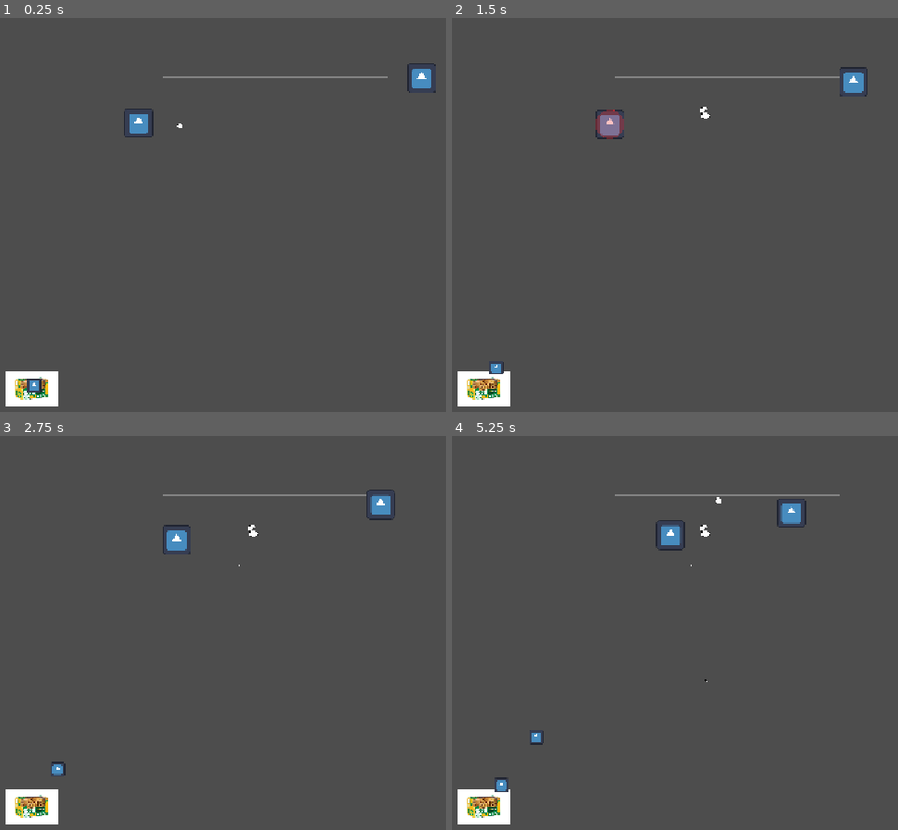
Above: before the commit, frames 1-4 (two rows, left to right).
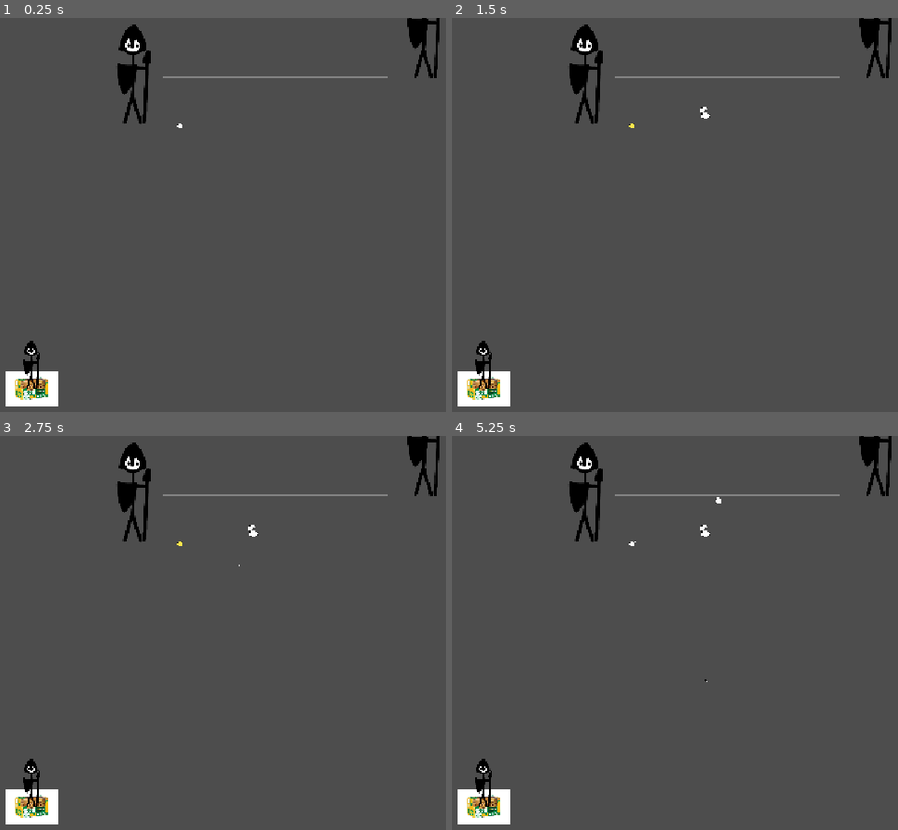
Above: after the commit, the same moments.

Repository: Schlutzkrapfen/Camara-Game
Game: Godot game, scene res://Levels/Creature/creatureTestingScene.tscn
Two runs of this game, one before a commit and one after it. Both use one fixed random seed, a clock stepped at 60 frames per second and the inputs below. This scene is started directly instead of the project's main scene. The engine's default icon, where the game draws it, is replaced by a stand-in: a white triangle on a blue panel in a dark square.
Inputs (mouse positions are in pixels of both pictures, inside the frame that each line leads up to):
- Up to frame 1 (0.25 s): no input
- Up to frame 2 (1.5 s): tap Enter at 0.5 s; move the mouse to (outside the picture) at 0.52 s; hold D 0.53-1.28 s; tap 7 (Leg) at 0.6 s; click (outside the picture) at 0.67 s; tap Space at 0.77 s; tap 6 (Spike) at 0.8, 1.35 s; move the mouse to (643, 246) at 1.27 s; hold S from 1.28 s (still down)
- Up to frame 3 (2.75 s): tap Space at 1.52 s; tap 5 (Torso) at 1.55, 2.1 s; move the mouse to (414, 554) at 2.02 s; release S at 2.03 s; hold D from 2.03 s (still down); tap 7 (Leg) at 2.3 s
- Up to frame 4 (5.25 s): move the mouse to (755, 727) at 2.77 s; release D at 2.78 s; hold 9 (Upgrader) 2.78-3.53 s; tap 0 (Aliver) at 2.85 s; click (755, 727) at 2.92 s; tap Space at 3.02, 3.77, 4.52 s; tap 6 (Spike) at 3.05 s; move the mouse to (outside the picture) at 3.52 s; hold A 3.53-5.03 s; tap 2 (Belt) at 3.6 s; tap 5 (Torso) at 3.8 s; move the mouse to (567, 581) at 4.27 s; tap 8 (Combiner) at 4.35 s; tap 7 (Leg) at 4.55 s; move the mouse to (826, 644) at 5.02 s; hold S from 5.03 s (still down); tap ' (Goo_maker) at 5.1 s; click (826, 644) at 5.17 s

The runs differ from the first frame. In frame 1, 2.2% of the frame differs, in the area x 5-99%, y 0-96%; in frame 2, 2.5%; in frame 3, 2.4%; in frame 4, 2.5%, in the area x 5-99%, y 0-95%.

Commit message:
fix: Enemy Attacking targets fixed

Diff:
--- a/Levels/Creature/head.tscn
+++ b/Levels/Creature/head.tscn
@@ -7,7 +7,7 @@
 [ext_resource type="Texture2D" uid="uid://ym1142h52ph7" path="res://assets/Sprites/ModularCharacter/Mouth/Mouth_Worried.png" id="4_lvnpa"]
 [ext_resource type="Script" uid="uid://dq1c3eqgdtbie" path="res://script/ConnectionPoint.gd" id="5_xq6yg"]
 
-[node name="Head" type="Node2D" unique_id=351333405 groups=["units"]]
+[node name="Head" type="Node2D" unique_id=351333405]
 scale = Vector2(0.2, 0.2)
 script = ExtResource("1_lvnpa")
 stitch_priority = 300
--- a/Levels/Creature/leg.tscn
+++ b/Levels/Creature/leg.tscn
@@ -6,7 +6,7 @@
 [ext_resource type="Script" uid="uid://o2vmc3hwnjnl" path="res://script/ProceduralAnimation.gd" id="3_7a4f0"]
 [ext_resource type="Script" uid="uid://dq1c3eqgdtbie" path="res://script/ConnectionPoint.gd" id="3_8jlq2"]
 
-[node name="Leg" type="Node2D" unique_id=351333405 groups=["units"]]
+[node name="Leg" type="Node2D" unique_id=351333405]
 scale = Vector2(0.2, 0.2)
 script = ExtResource("1_7a4f0")
 type = 2
--- a/Levels/Creature/leg_2.tscn
+++ b/Levels/Creature/leg_2.tscn
@@ -6,7 +6,7 @@
 [ext_resource type="Texture2D" uid="uid://bfpqkulrwtyef" path="res://assets/Sprites/ModularCharacter/Legs/Leg_Medium.png" id="3_0mvr4"]
 [ext_resource type="Script" uid="uid://dq1c3eqgdtbie" path="res://script/ConnectionPoint.gd" id="4_fjyxj"]
 
-[node name="Leg" type="Node2D" unique_id=351333405 groups=["units"]]
+[node name="Leg" type="Node2D" unique_id=351333405]
 scale = Vector2(0.2, 0.2)
 script = ExtResource("1_0mvr4")
 type = 2
--- a/Levels/Creature/leg_3.tscn
+++ b/Levels/Creature/leg_3.tscn
@@ -5,7 +5,7 @@
 [ext_resource type="Texture2D" uid="uid://cqpfm4ofu1w5" path="res://assets/Sprites/ModularCharacter/Legs/Leg_Large.png" id="3_5tkjm"]
 [ext_resource type="Script" uid="uid://dq1c3eqgdtbie" path="res://script/ConnectionPoint.gd" id="4_1efdp"]
 
-[node name="Leg" type="Node2D" unique_id=351333405 groups=["units"]]
+[node name="Leg" type="Node2D" unique_id=351333405]
 scale = Vector2(0.2, 0.2)
 script = ExtResource("1_5tkjm")
 type = 2
--- a/Levels/Creature/spike_1.tscn
+++ b/Levels/Creature/spike_1.tscn
@@ -5,7 +5,7 @@
 [ext_resource type="Texture2D" uid="uid://d3ab6lou0k4jw" path="res://assets/Sprites/ModularCharacter/Accessories/Spikes/Spike_Small.png" id="3_qk38o"]
 [ext_resource type="Script" uid="uid://dq1c3eqgdtbie" path="res://script/ConnectionPoint.gd" id="4_1tl2a"]
 
-[node name="Spike" type="Node2D" unique_id=351333405 groups=["units"]]
+[node name="Spike" type="Node2D" unique_id=351333405]
 scale = Vector2(0.2, 0.2)
 script = ExtResource("1_qk38o")
 type = 3
--- a/Levels/Creature/spike_1_L.tscn
+++ b/Levels/Creature/spike_1_L.tscn
@@ -5,7 +5,7 @@
 [ext_resource type="Texture2D" uid="uid://d3ab6lou0k4jw" path="res://assets/Sprites/ModularCharacter/Accessories/Spikes/Spike_Small.png" id="3_8luw6"]
 [ext_resource type="Script" uid="uid://dq1c3eqgdtbie" path="res://script/ConnectionPoint.gd" id="4_h8afj"]
 
-[node name="Spike" type="Node2D" unique_id=351333405 groups=["units"]]
+[node name="Spike" type="Node2D" unique_id=351333405]
 scale = Vector2(0.2, 0.2)
 script = ExtResource("1_84ksh")
 type = 3
--- a/Levels/Creature/spike_2.tscn
+++ b/Levels/Creature/spike_2.tscn
@@ -5,7 +5,7 @@
 [ext_resource type="Texture2D" uid="uid://jy0e00irmuh2" path="res://assets/Sprites/ModularCharacter/Accessories/Spikes/Spike_Medium.png" id="3_srp3w"]
 [ext_resource type="Script" uid="uid://dq1c3eqgdtbie" path="res://script/ConnectionPoint.gd" id="4_axj70"]
 
-[node name="Spike" type="Node2D" unique_id=351333405 groups=["units"]]
+[node name="Spike" type="Node2D" unique_id=351333405]
 scale = Vector2(0.2, 0.2)
 script = ExtResource("1_srp3w")
 type = 3
--- a/Levels/Creature/spike_2_L.tscn
+++ b/Levels/Creature/spike_2_L.tscn
@@ -5,7 +5,7 @@
 [ext_resource type="PackedScene" uid="uid://dw6c0y8w2v2j3" path="res://Levels/Creature/spike_3_L.tscn" id="2_l070q"]
 [ext_resource type="Script" uid="uid://dq1c3eqgdtbie" path="res://script/ConnectionPoint.gd" id="3_l070q"]
 
-[node name="Spike" type="Node2D" unique_id=351333405 groups=["units"]]
+[node name="Spike" type="Node2D" unique_id=351333405]
 scale = Vector2(0.2, 0.2)
 script = ExtResource("1_q7y10")
 type = 3
--- a/Levels/Creature/spike_3.tscn
+++ b/Levels/Creature/spike_3.tscn
@@ -4,7 +4,7 @@
 [ext_resource type="Texture2D" uid="uid://dxhh21i31w2eo" path="res://assets/Sprites/ModularCharacter/Accessories/Spikes/Spike_Large.png" id="3_vyxou"]
 [ext_resource type="Script" uid="uid://dq1c3eqgdtbie" path="res://script/ConnectionPoint.gd" id="4_4ibty"]
 
-[node name="Spike" type="Node2D" unique_id=351333405 groups=["units"]]
+[node name="Spike" type="Node2D" unique_id=351333405]
 scale = Vector2(0.2, 0.2)
 script = ExtResource("1_vyxou")
 type = 3
--- a/Levels/Creature/spike_3_L.tscn
+++ b/Levels/Creature/spike_3_L.tscn
@@ -4,7 +4,7 @@
 [ext_resource type="Texture2D" uid="uid://dxhh21i31w2eo" path="res://assets/Sprites/ModularCharacter/Accessories/Spikes/Spike_Large.png" id="2_dv7ss"]
 [ext_resource type="Script" uid="uid://dq1c3eqgdtbie" path="res://script/ConnectionPoint.gd" id="3_8pdh6"]
 
-[node name="Spike" type="Node2D" unique_id=351333405 groups=["units"]]
+[node name="Spike" type="Node2D" unique_id=351333405]
 scale = Vector2(0.2, 0.2)
 script = ExtResource("1_yw5ed")
 type = 3
--- a/Levels/Creature/torso.tscn
+++ b/Levels/Creature/torso.tscn
@@ -6,7 +6,7 @@
 [ext_resource type="Script" uid="uid://dq1c3eqgdtbie" path="res://script/ConnectionPoint.gd" id="3_6f1hg"]
 [ext_resource type="Script" uid="uid://o2vmc3hwnjnl" path="res://script/ProceduralAnimation.gd" id="3_pg0v5"]
 
-[node name="Torso" type="Node2D" unique_id=351333405 groups=["units"]]
+[node name="Torso" type="Node2D" unique_id=351333405]
 scale = Vector2(0.2, 0.2)
 script = ExtResource("1_6f1hg")
 type = 1
--- a/Levels/Creature/torso_2.tscn
+++ b/Levels/Creature/torso_2.tscn
@@ -6,7 +6,7 @@
 [ext_resource type="Script" uid="uid://o2vmc3hwnjnl" path="res://script/ProceduralAnimation.gd" id="3_goaf8"]
 [ext_resource type="Script" uid="uid://dq1c3eqgdtbie" path="res://script/ConnectionPoint.gd" id="4_niabm"]
 
-[node name="Torso" type="Node2D" unique_id=351333405 groups=["units"]]
+[node name="Torso" type="Node2D" unique_id=351333405]
 scale = Vector2(0.2, 0.2)
 script = ExtResource("1_icbgm")
 type = 1
--- a/Levels/Creature/torso_3.tscn
+++ b/Levels/Creature/torso_3.tscn
@@ -6,7 +6,7 @@
 [ext_resource type="Script" uid="uid://o2vmc3hwnjnl" path="res://script/ProceduralAnimation.gd" id="3_rhf5e"]
 [ext_resource type="Script" uid="uid://dq1c3eqgdtbie" path="res://script/ConnectionPoint.gd" id="4_r20mw"]
 
-[node name="Torso" type="Node2D" unique_id=351333405 groups=["units"]]
+[node name="Torso" type="Node2D" unique_id=351333405]
 scale = Vector2(0.2, 0.2)
 script = ExtResource("1_26ja6")
 type = 1
--- a/Levels/Creature/torso_4.tscn
+++ b/Levels/Creature/torso_4.tscn
@@ -6,7 +6,7 @@
 [ext_resource type="Script" uid="uid://o2vmc3hwnjnl" path="res://script/ProceduralAnimation.gd" id="3_wnks6"]
 [ext_resource type="Script" uid="uid://dq1c3eqgdtbie" path="res://script/ConnectionPoint.gd" id="4_w51f1"]
 
-[node name="Torso" type="Node2D" unique_id=351333405 groups=["units"]]
+[node name="Torso" type="Node2D" unique_id=351333405]
 scale = Vector2(0.2, 0.2)
 script = ExtResource("1_6x6gw")
 type = 1
--- a/Levels/Creature/torso_5.tscn
+++ b/Levels/Creature/torso_5.tscn
@@ -5,7 +5,7 @@
 [ext_resource type="Script" uid="uid://o2vmc3hwnjnl" path="res://script/ProceduralAnimation.gd" id="3_rb24j"]
 [ext_resource type="Script" uid="uid://dq1c3eqgdtbie" path="res://script/ConnectionPoint.gd" id="4_b4j5o"]
 
-[node name="Torso" type="Node2D" unique_id=351333405 groups=["units"]]
+[node name="Torso" type="Node2D" unique_id=351333405]
 scale = Vector2(0.2, 0.2)
 script = ExtResource("1_l0quv")
 type = 1
--- a/Levels/Enemies/Grunt.tscn
+++ b/Levels/Enemies/Grunt.tscn
@@ -1,7 +1,7 @@
 [gd_scene format=3 uid="uid://dlyg7svl3faxm"]
 
 [ext_resource type="Script" uid="uid://cymwleeug0qjq" path="res://script/enemy.gd" id="1_0ic64"]
-[ext_resource type="Texture2D" uid="uid://dlhrbx8jgdx6a" path="res://icon.svg" id="1_jh61n"]
+[ext_resource type="Texture2D" uid="uid://ju8pm1kwgxnf" path="res://assets/Sprites/Enemies/Grunt.png" id="2_avifw"]
 
 [node name="Grunt" type="Node2D" unique_id=1843378386 groups=["enemies"]]
 script = ExtResource("1_0ic64")
@@ -9,4 +9,5 @@
 attackCooldown = 0.2
 
 [node name="Sprite2D" type="Sprite2D" parent="." unique_id=780132004]
-texture = ExtResource("1_jh61n")
+position = Vector2(0, -203)
+texture = ExtResource("2_avifw")
--- a/Levels/Settlements/TestSettlement.tscn
+++ b/Levels/Settlements/TestSettlement.tscn
@@ -2,23 +2,17 @@
 
 [ext_resource type="PackedScene" uid="uid://c4uvcr8un6oyy" path="res://Levels/Enemies/Grunt_Hut.tscn" id="1_jdfxv"]
 [ext_resource type="PackedScene" uid="uid://dlyg7svl3faxm" path="res://Levels/Enemies/Grunt.tscn" id="2_he781"]
-[ext_resource type="Texture2D" uid="uid://d1nv5c1vgdg3v" path="res://assets/Sprites/RoughPlan.png" id="3_he781"]
 
 [node name="TestSettlement" type="Node2D" unique_id=1731217481]
 
 [node name="GruntHut" parent="." unique_id=1843378386 instance=ExtResource("1_jdfxv")]
-position = Vector2(1927, -3042)
+position = Vector2(46, -67)
 
 [node name="Grunt" parent="." unique_id=233829948 instance=ExtResource("2_he781")]
-position = Vector2(2557, -3315)
+position = Vector2(676, -340)
 
 [node name="Grunt2" parent="." unique_id=1383277508 instance=ExtResource("2_he781")]
-position = Vector2(1270, -3337)
+position = Vector2(-611, -362)
 
 [node name="Grunt3" parent="." unique_id=360318503 instance=ExtResource("2_he781")]
-position = Vector2(2032, -2425)
-
-[node name="Sprite2D" type="Sprite2D" parent="." unique_id=95839012]
-position = Vector2(577.00006, -154.00002)
-scale = Vector2(0.2989258, 0.2989258)
-texture = ExtResource("3_he781")
+position = Vector2(151, 550)
--- a/script/Creature.gd
+++ b/script/Creature.gd
@@ -22,6 +22,14 @@
 		for point in _connection_points:
 			if point.connected_part != null:
 				point.connected_part.is_alive = value
+
+		if is_alive:
+			if hp <= 0:
+				Die()
+				return
+			self.add_to_group("units")
+		else:
+			self.remove_from_group("units")
 
 @export var hp: int = 0
 @export var lives: int = 0
--- a/script/enemy.gd
+++ b/script/enemy.gd
@@ -1,6 +1,7 @@
 extends Node2D
 class_name Enemy
 
+@export var searchDelayFrames: int = 20
 @export var hp: int = 20
 @export var speed: float = 50
 @export var attackDamage: int = 3
@@ -16,10 +17,11 @@
 var curTimeUntilNextSpawn: float
 var curAttackCooldown: float = 0.0
 var sprite: Sprite2D
-
+var searchCountDown: int
 
 
 func _ready() -> void:
+	searchCountDown = randi_range(0, searchDelayFrames)
 	sprite = find_children("*", "Sprite2D")[0]
 
 
@@ -36,8 +38,12 @@
 			newEnemy.global_position = self.global_position
 
 	## Confirm target
+
 	if speed > 0 and target == null: # speed = 0 means it's a building
-		target = SearchForTarget()
+		searchCountDown -= 1
+		if searchCountDown <= 0:
+			target = SearchForTarget()
+			searchCountDown = searchDelayFrames
 		return
 
 	curAttackCooldown -= delta
--- a/script/globals/GameManager.gd
+++ b/script/globals/GameManager.gd
@@ -9,7 +9,7 @@
 @export_category("Raiding")
 @export var settlements: Array[PackedScene]
 var curSettlementIndex: int = 0
-
+var curSettlement: Node2D
 
 # --- Inputs -------------------------------------------------------------------
 
@@ -74,14 +74,17 @@
 func StartRaid() -> void:
 	if settlements == null:
 		return
-	if settlements.size() < curSettlementIndex:
+	if settlements.size() == curSettlementIndex:
 		GameWon()
 		return
 
 	curGameState = GameState.RAIDING
 	cam.locked = false;
-	var newSettlement = settlements[curSettlementIndex]
-	get_tree().current_scene.add_child(newSettlement)
+	var newSettlement := settlements[curSettlementIndex].instantiate()
+	self.add_child(newSettlement)
+	if curSettlement != null:
+		curSettlement.queue_free()
+	curSettlement = newSettlement
 	curSettlementIndex += 1
 	# MISSING -> Set Producing Goo to ON!
 
Binary file added: assets/Sprites/Enemies/Grunt.png
Not shown, added: assets/Sprites/Enemies/Grunt.png.import
